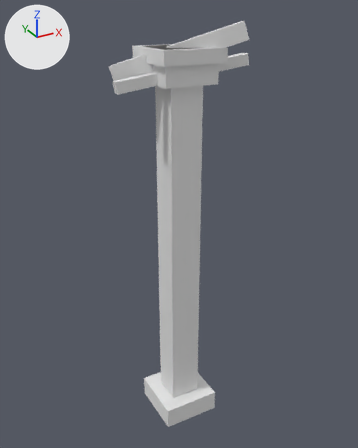
Before and after pictures for a commit that changed the glTF model assets/source/infrastructure/directorate/conveyors/models/support_light/critical_lod1.glb.
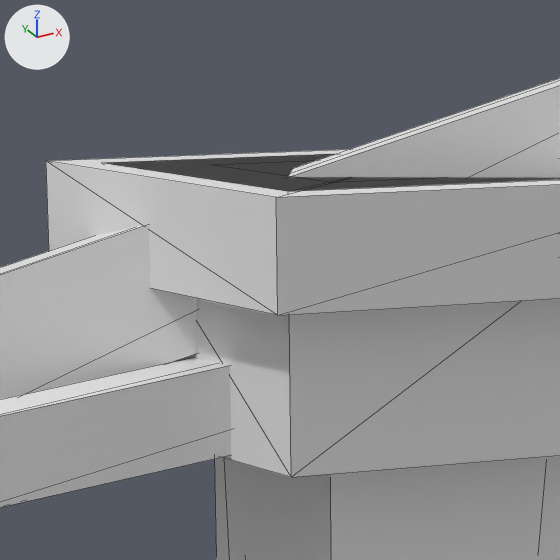
Each version is shown whole from a camera (50 mm lens) standing at (-0.1604, -0.2918, 0.3124) and looking at (0.0012, 0.0021, 0.1655), then close up on the part from 35% to 56% of the width and 5% to 22% of the height. Every picture has the same lights, and +X, +Y and +Z are marked at upper left. The first two pictures are the older version. The close-ups show mesh edges as thin lines. Vertices at exactly the same position are counted once.

The first close-up shows 'critical_lod1'.
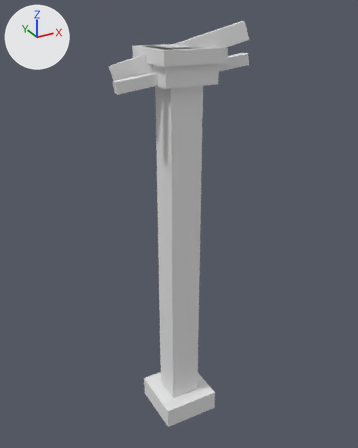
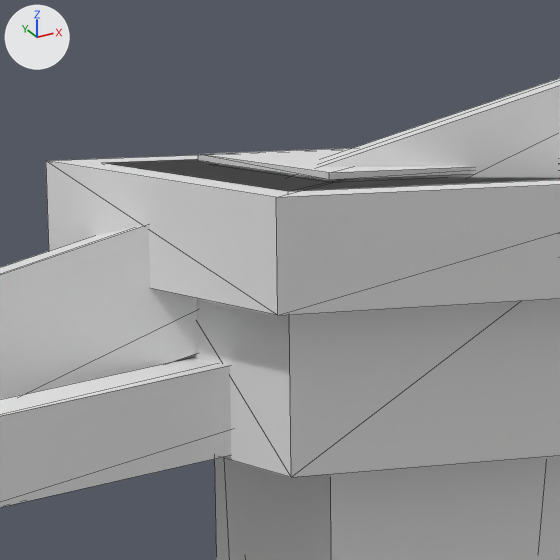
Changed parts and their boxes [x1, y1, x2, y2] in the close-ups (560 x 560 px):
part 1 of me_critical_lod1, added
    after: [198, 148, 471, 180]

The edits, one by one:
me_critical_lod1 is used by ob_critical_lod1; location (0.0, 0.0, 0.0).
me_critical_lod1 had 48 vertices, 72 faces and spanned x -0.045..0.045, y -0.03..0.022, z 0.0..0.304.
me_critical_lod1 now has 56 vertices, 84 faces and spans x -0.045..0.045, y -0.03..0.022, z 0.0..0.304.
me_critical_lod1 part 1: a new loose piece, a box spanning x -0.01222..0.01222, y -0.01222..0.01222, z 0.28917..0.28972.
